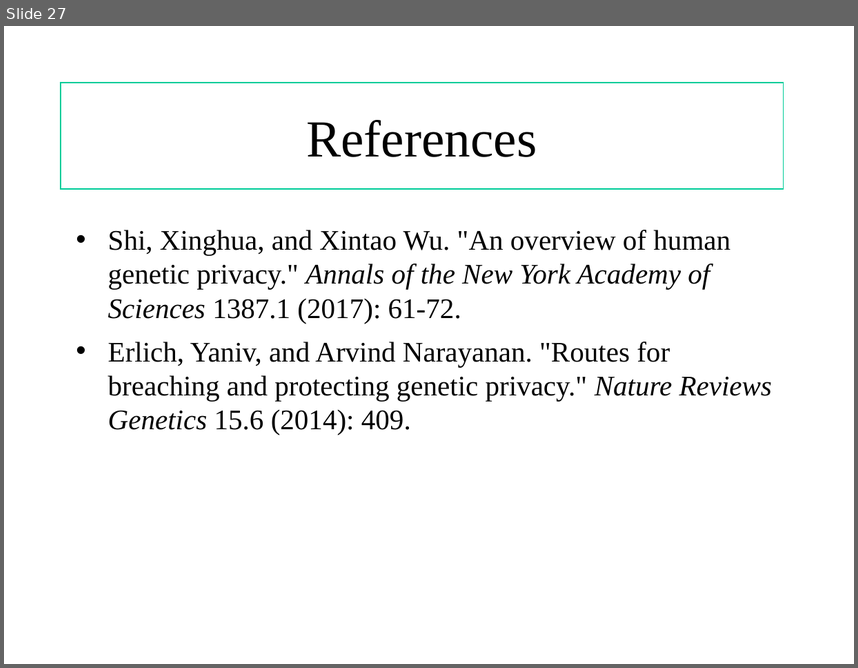
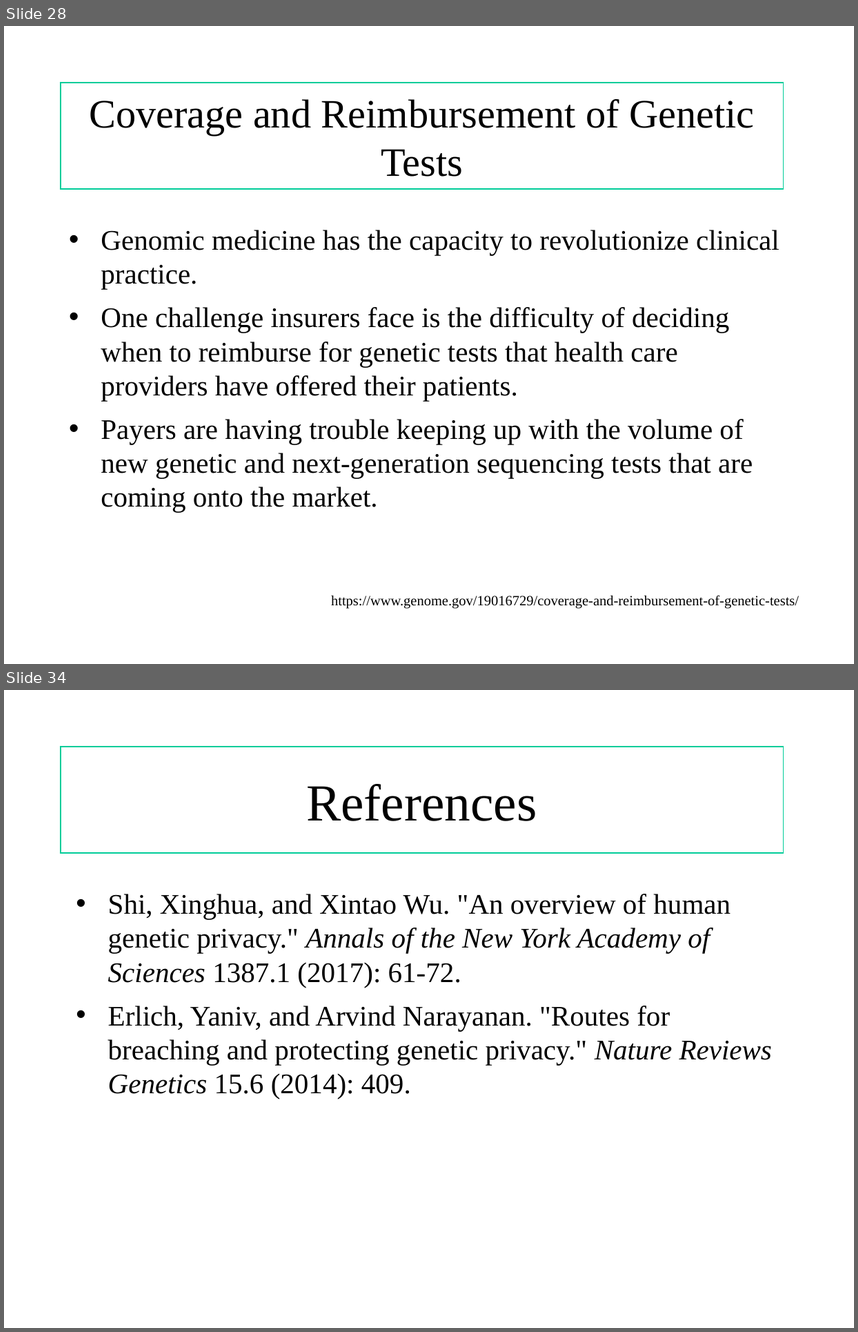
Before and after one commit to shilab/Genetic-Privacy-, a slide deck: risks and ethics.ppt. Shown one above the other, each under a label of ours: slide 27 before the commit, slides 28 and 34 after it; the slides between them are not shown. The pictures are 858x668 and 858x1332 pixels, drawn with LibreOffice and Linux fonts; fonts in the diff are those of the drawing. Boxes give left, top, right and bottom in pixels: in the first picture for what was removed or moved away, otherwise in the second. Text is boxed around its words. In the diff, an @@ line names an element or a change of style, - is before the commit and + after.

```diff
--- a/risks and ethics.ppt
+++ b/risks and ethics.ppt
@@ slide 28 added at <box>4,26,854,664</box>, background #FFFFFF @@
@@ rectangle added at <box>61,83,784,190</box>, outline #00CC99 0.74 pt, 34.1 pt, text #000000 @@
+Coverage and Reimbursement of Genetic Tests
@@ text added at <box>101,230,780,512</box>, 24 pt, text #000000 @@
+• Genomic medicine has the capacity to revolutionize clinical practice.
+• One challenge insurers face is the difficulty of deciding when to reimburse for genetic tests that health care providers have offered their patients.
+• Payers are having trouble keeping up with the volume of new genetic and next-generation sequencing tests that are coming onto the market.
@@ text added at <box>331,595,799,608</box>, 12 pt, text #000000 @@
+https://www.genome.gov/19016729/coverage-and-reimbursement-of-genetic-tests/
@@ what was slide 27 is now slide 34 @@
```
Also in this commit, not shown: 6 other slides added.
